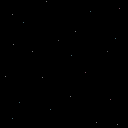
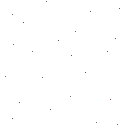
Layered file, before and after one edit (128 x 128). Changes by layer:
hid "Background" over (0, 0, 128, 128)
